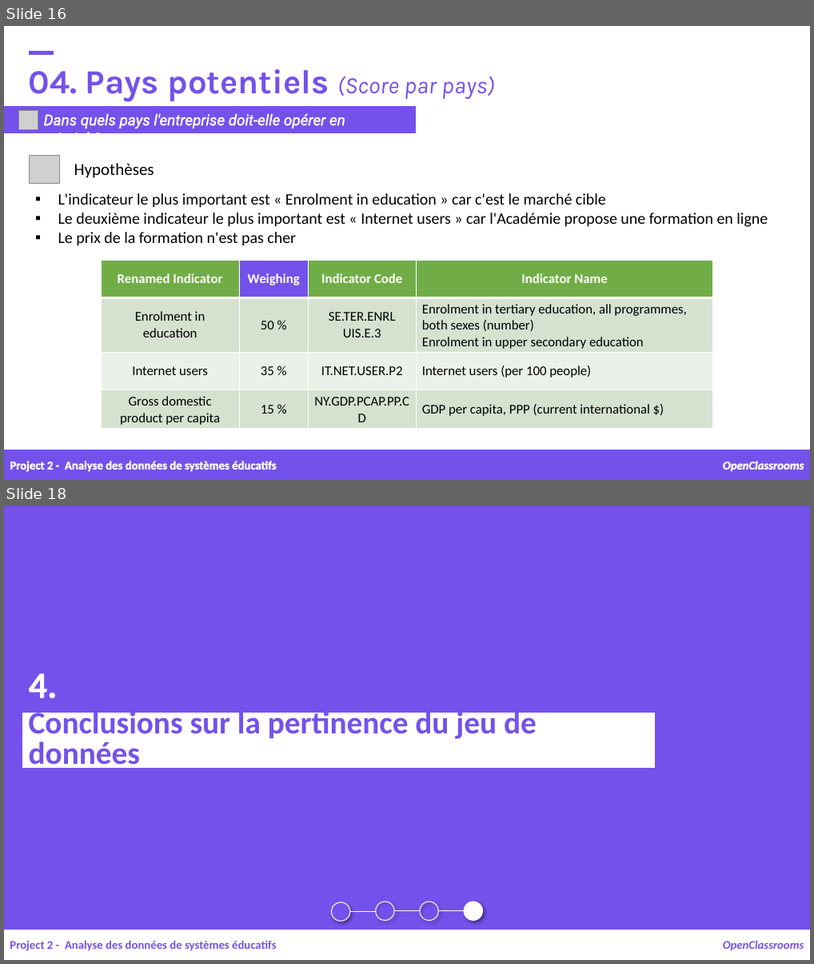
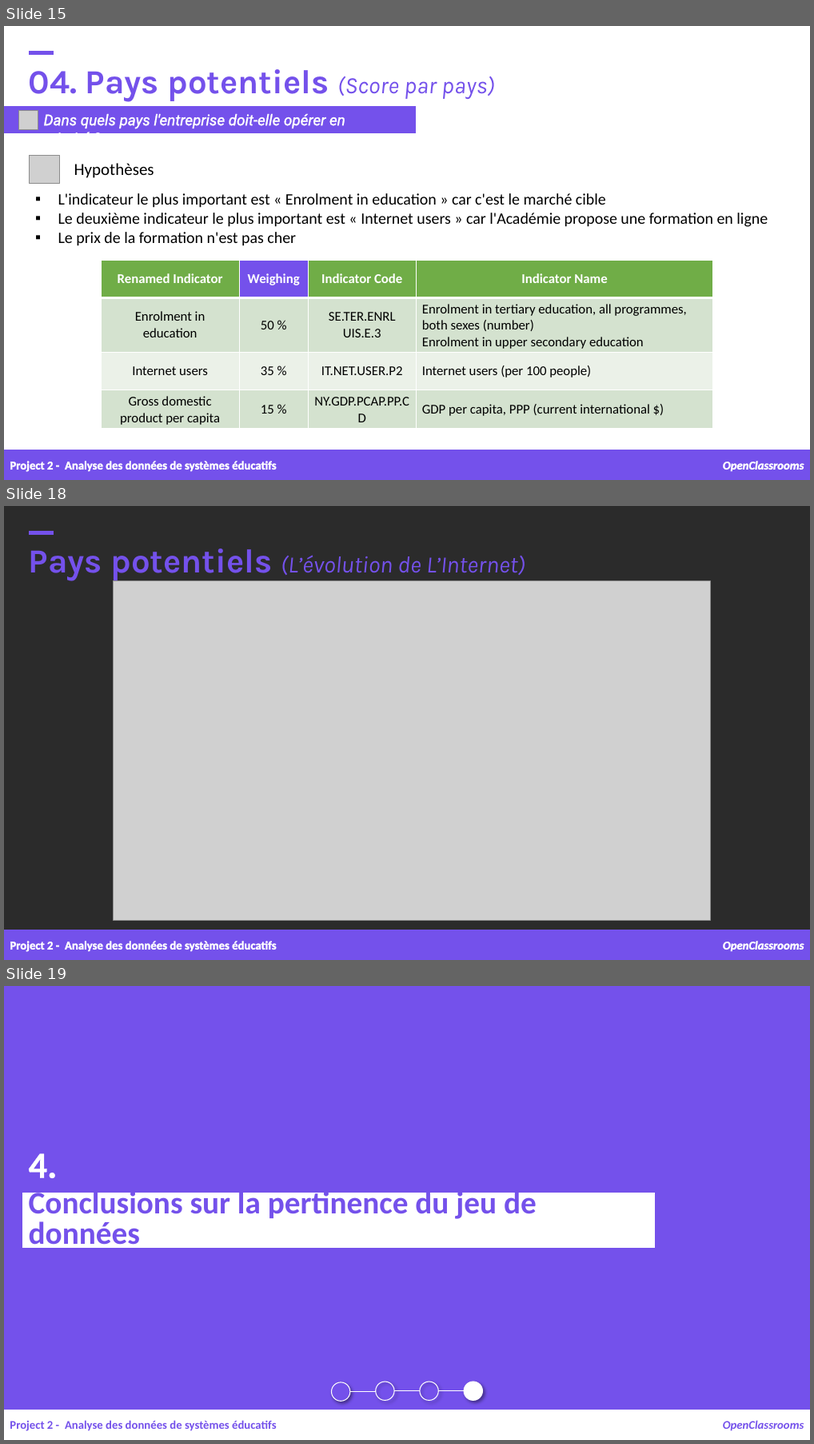
Before and after one commit to samirhinojosa/OC-P2-education-statistics, a slide deck: supports/P2_02_presentation v1.pptx. Shown one above the other, each under a label of ours: slides 16 and 18 before the commit, slides 15, 18 and 19 after it; the slides between them are not shown. The pictures are 814x964 and 814x1444 pixels, drawn with LibreOffice and Linux fonts; fonts in the diff are those of the drawing; grey boxes stand for pictures; background and template pictures are left out; a plain dark background stands for a picture behind light text. Boxes give left, top, right and bottom in pixels: in the first picture for what was removed or moved away, otherwise in the second. Text is boxed around its words. In the diff, an @@ line names an element or a change of style, - is before the commit and + after.

```diff
--- a/supports/P2_02_presentation v1.pptx
+++ b/supports/P2_02_presentation v1.pptx
@@ slide 18 added at [4, 506, 810, 960], background picture (left out) @@
@@ rectangle added at [29, 531, 53, 535], fill #7451EB, outline #7451EB 1 pt @@
@@ text added at [29, 548, 526, 581], 28 pt, text #7451EB, italic @@
+Pays potentiels (L’évolution de L’Internet)
@@ picture added at [113, 581, 710, 920] @@
@@ rectangle added at [4, 929, 810, 960], fill #7451EB, outline #7451EB 1 pt @@
@@ text added at [10, 940, 276, 952], 14 pt, text #FFFFFF, bold @@
+Project 2 - Analyse des données de systèmes éducatifs
@@ text added at [723, 940, 805, 951], 14 pt, text #FFFFFF, bold, italic @@
+OpenClassrooms
@@ what was slide 16 is now slide 15 @@
@@ what was slide 18 is now slide 19 @@
```
Also in this commit, not shown: 3 slides changed, 3 other files.
